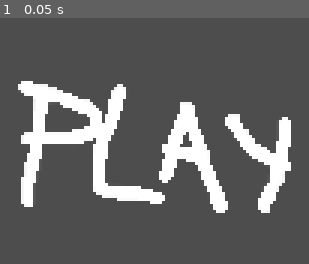
Above: before the commit, frame 1.
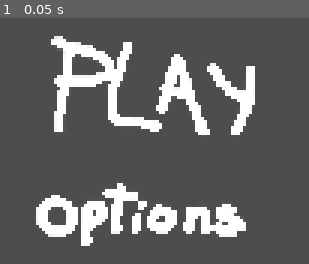
Above: after the commit, the same moment.

Repository: Quarticore/UntitledTomatoGame
Game: Godot game, scene res://scenes/main_menu.tscn
The game is run twice, just before and just after one commit, with the same random seed, the same clock (stepped at 60 frames per second) and the same inputs. The project has no main scene, so this scene is started directly.
Inputs:
- Up to frame 1 (0.05 s): no input

The runs differ from the first frame. In frame 1, 25% of the frame differs, in the area x 5-95%, y 7-93%.

Commit message:
Add options button

Diff:
--- a/assets/scripts/main_menu.gd
+++ b/assets/scripts/main_menu.gd
@@ -3,3 +3,7 @@
 
 func _on_play_button_pressed() -> void:
 	print("Load the game scene!")
+
+
+func _on_options_button_pressed() -> void:
+	pass # Replace with function body.
--- a/scenes/main_menu.tscn
+++ b/scenes/main_menu.tscn
@@ -1,7 +1,8 @@
-[gd_scene load_steps=3 format=3 uid="uid://dhw0g4gxve38e"]
+[gd_scene load_steps=4 format=3 uid="uid://dacmxtdv8rle"]
 
+[ext_resource type="Script" path="res://assets/scripts/main_menu.gd" id="1_2c87o"]
 [ext_resource type="Texture2D" uid="uid://85v4gkk8mnd8" path="res://assets/images/menu_play.png" id="1_6lia3"]
-[ext_resource type="Script" path="res://main_menu.gd" id="1_r5wom"]
+[ext_resource type="Texture2D" uid="uid://bagk3o2dev3p0" path="res://assets/images/menu_options.png" id="3_k6och"]
 
 [node name="MainMenu" type="Control"]
 layout_mode = 3
@@ -10,23 +11,35 @@
 anchor_bottom = 1.0
 grow_horizontal = 2
 grow_vertical = 2
-script = ExtResource("1_r5wom")
+script = ExtResource("1_2c87o")
 
-[node name="PlayButton" type="TextureButton" parent="."]
-texture_filter = 1
+[node name="VBoxContainer" type="VBoxContainer" parent="."]
 layout_mode = 1
 anchors_preset = 8
 anchor_left = 0.5
 anchor_top = 0.5
 anchor_right = 0.5
 anchor_bottom = 0.5
-offset_left = -128.0
-offset_top = -64.0
-offset_right = 128.0
-offset_bottom = 64.0
+offset_left = -64.0
+offset_top = -66.0
+offset_right = 64.0
+offset_bottom = 66.0
 grow_horizontal = 2
 grow_vertical = 2
+scale = Vector2(1.5, 1.5)
+pivot_offset = Vector2(64, 64)
+
+[node name="PlayButton" type="TextureButton" parent="VBoxContainer"]
+texture_filter = 1
+layout_mode = 2
 texture_normal = ExtResource("1_6lia3")
 stretch_mode = 5
 
-[connection signal="pressed" from="PlayButton" to="." method="_on_play_button_pressed"]
+[node name="OptionsButton" type="TextureButton" parent="VBoxContainer"]
+texture_filter = 1
+layout_mode = 2
+texture_normal = ExtResource("3_k6och")
+stretch_mode = 5
+
+[connection signal="pressed" from="VBoxContainer/PlayButton" to="." method="_on_play_button_pressed"]
+[connection signal="pressed" from="VBoxContainer/OptionsButton" to="." method="_on_options_button_pressed"]
Binary file added: assets/images/menu_options.png
Not shown, added: assets/images/menu_options.png.import
